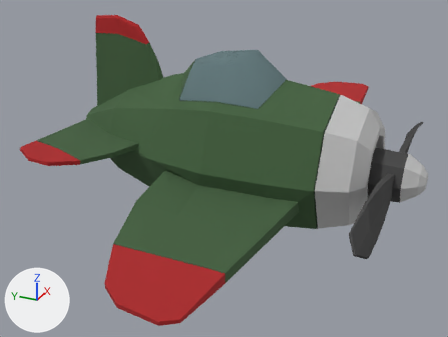
The glTF model Plane/plane.glb: old version first, new version second.
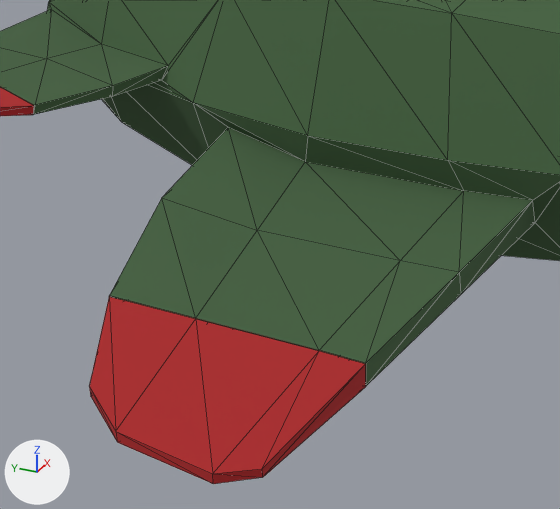
Old and new are each drawn whole from a 50 mm camera at (-6.81, -3.0, 2.72) aimed at (-0.23, -0.04, -0.57) and again close up on the part from 15% to 69% of the width and 34% to 100% of the height. The axes (+X, +Y, +Z) are drawn at lower left. The lights are the same throughout. The close-ups show mesh edges as thin lines. Where no turn or scale is listed for an object, it has been applied to the vertices.

In view in the first close-up: 'Plane_Body', 'Plane_Body_Trim'.
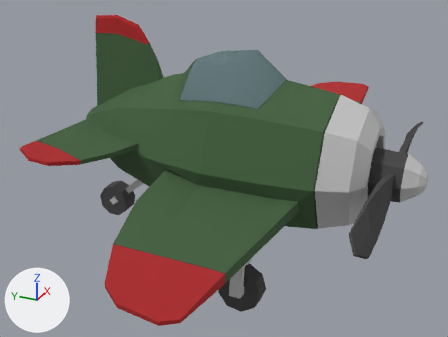
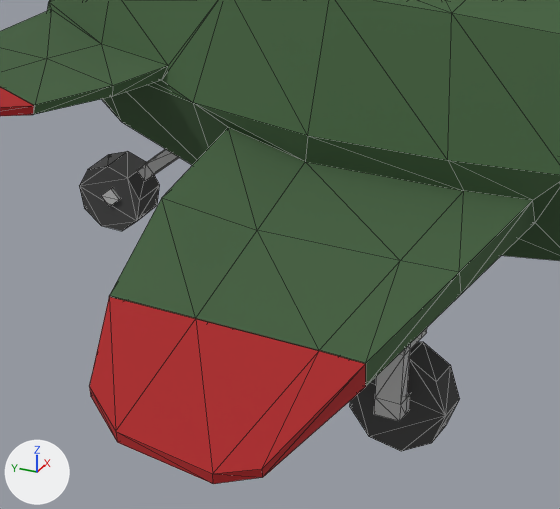
The change, as a list of edits to the scene's bpy script:
```text
Add me_cylinder_001:
    me_cylinder_001.from_pydata(...)  # 50 vertices, 92 faces; spans x -0.368..0.035, y -0.26..0.244, z -1.059..-0.003
    # faces by material slot: [32, 60]
    me_cylinder_001.materials.append(mat_material_005)  # dark grey #464646
    me_cylinder_001.materials.append(mat_material_003)  # light grey #c3c3c3
Add me_cylinder_004:
    me_cylinder_004.from_pydata(...)  # 50 vertices, 92 faces; spans x -0.137..0.268, y -0.717..0.227, z -0.219..0.612
    # faces by material slot: [32, 60]
    me_cylinder_004.materials.append(mat_material_005)  # dark grey #464646
    me_cylinder_004.materials.append(mat_material_003)  # light grey #c3c3c3
Add ob_landing_gear_left_001:
    ob_landing_gear_left_001 = bpy.data.objects.new('Landing_Gear_Left.001', me_cylinder_001)
    ob_landing_gear_left_001.location = (-1.234, -0.778, -0.631)
Add ob_landing_gear_back:
    ob_landing_gear_back = bpy.data.objects.new('Landing_Gear_Back', me_cylinder_004)
    ob_landing_gear_back.location = (0.0, 1.784, -1.479)
```

Location of each change, (x1, y1, x2, y2) in pixels of the close-ups (560 x 509 px):
'Landing_Gear_Left.001', added: after (350, 328, 460, 451)
    faces in mat_material_005 (dark grey #464646): (350, 342, 460, 451)
    faces in mat_material_003 (light grey #c3c3c3): (374, 328, 427, 421)
'Landing_Gear_Back', added: after (79, 149, 179, 231)
    faces in mat_material_005 (dark grey #464646): (79, 151, 160, 231)
    faces in mat_material_003 (light grey #c3c3c3): (101, 149, 179, 207)
